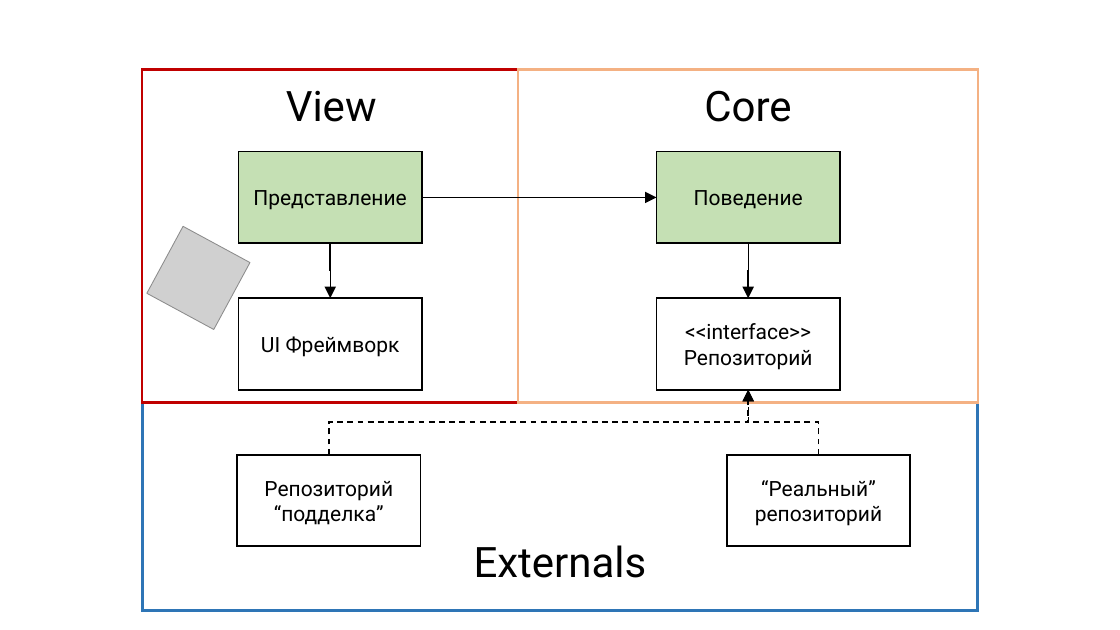
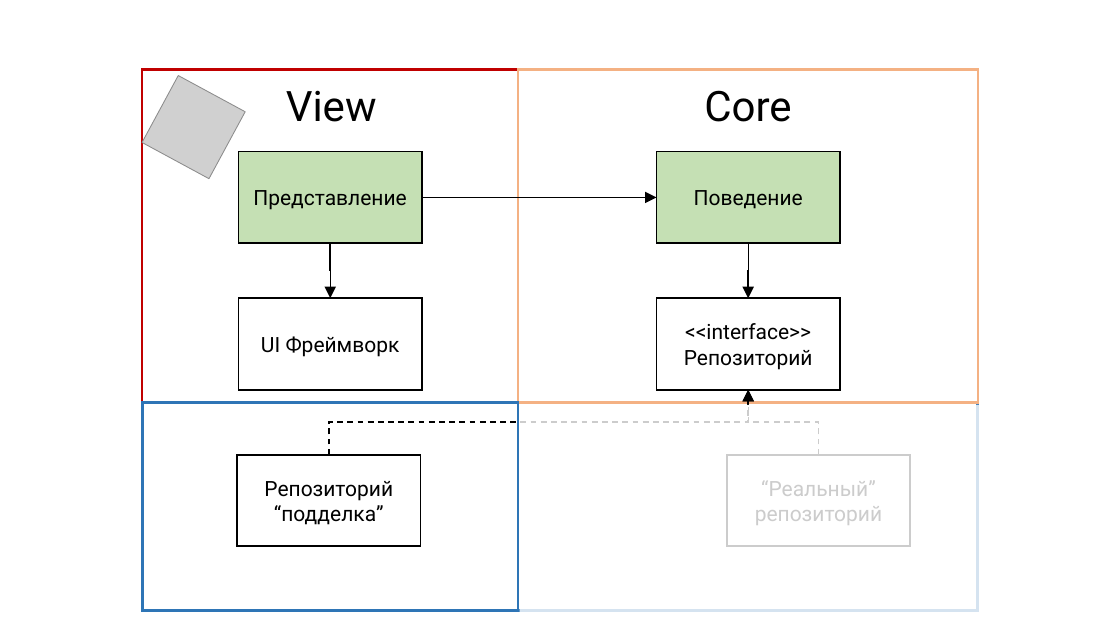
Before and after one commit to rkhaimov/brain-gym, a slide deck: slide 84 of Презентация.pptx (slide 73 before the commit). Drawn at 1120x630 pixels with LibreOffice and Linux fonts; fonts in the diff are those of the drawing; grey boxes stand for pictures. Boxes give left, top, right and bottom in pixels: in the first picture for what was removed or moved away, otherwise in the second. Text is boxed around its words. In the diff, an @@ line names an element or a change of style, - is before the commit and + after.

```diff
--- a/Презентация.pptx
+++ b/Презентация.pptx
@@ picture: place and size @@
-picture at [147, 227, 251, 330]
+picture at [142, 75, 245, 179]
@@ rectangle added at [142, 402, 518, 611], outline #2E75B6 2.25 pt @@
@@ rectangle added at [520, 405, 1021, 630], fill #FFFFFF at 80% opacity @@
@@ text removed at [474, 545, 647, 578] @@
-Externals
```
Also in this commit, not shown: 18 other slides changed, 7 slides added, 1 slide removed.
